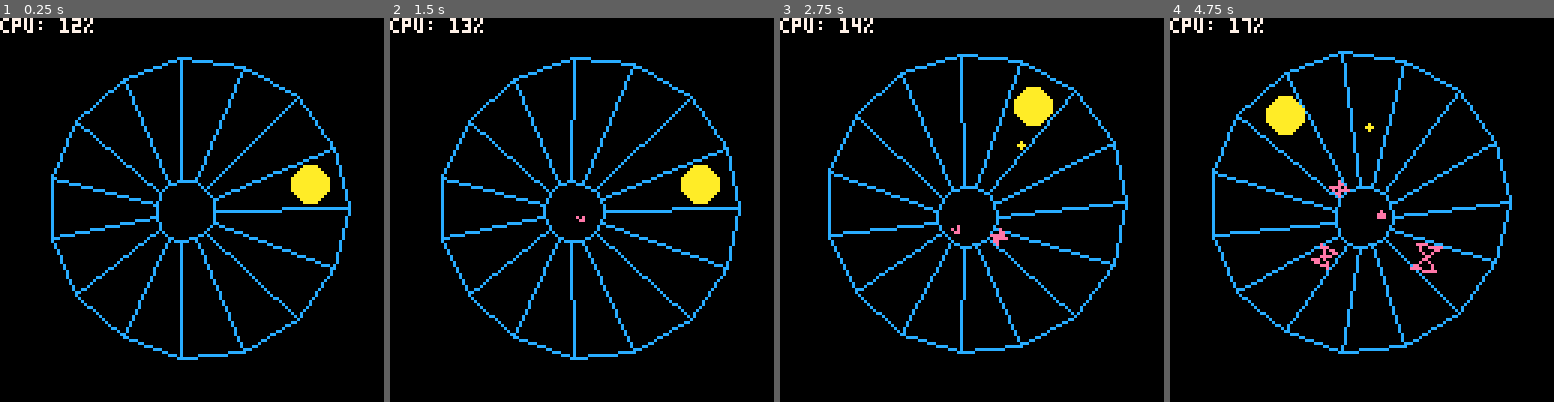
Above: before the commit, frames 1-4 (left to right).
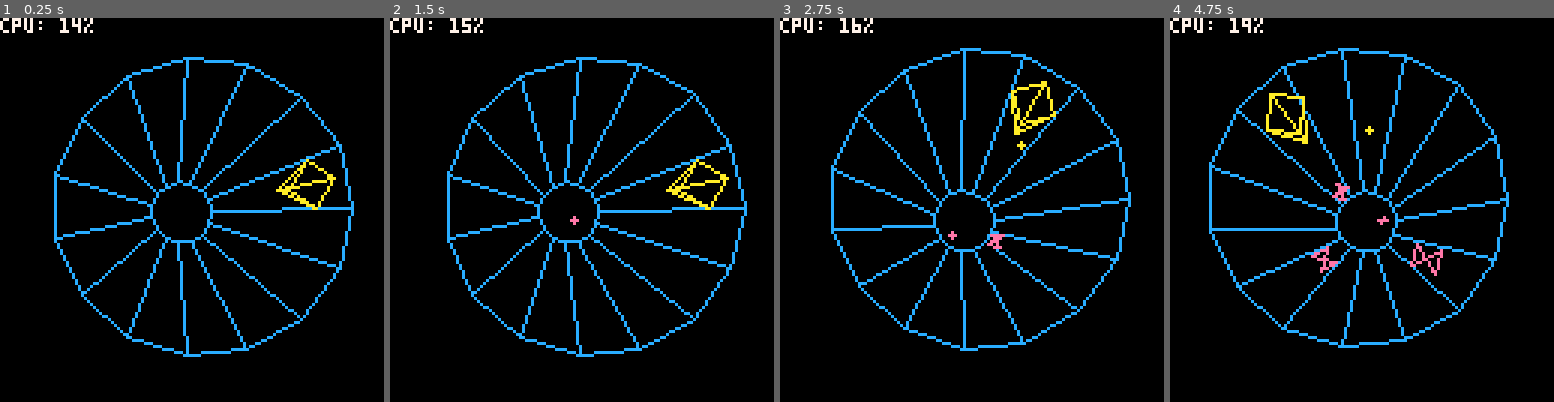
Above: after the commit, the same moments.

Repository: tesselode/web-pilot
Game: PICO-8 cartridge t1k.p8
Two runs of this game, one before a commit and one after it. Both use one fixed random seed, a clock stepped at 60 frames per second and the inputs below.
Inputs:
- Up to frame 1 (0.25 s): no input
- Up to frame 2 (1.5 s): tap O (Z key) at 0.7 s
- Up to frame 3 (2.75 s): hold Right 1.6-2.1 s; tap O (Z key) at 1.7, 2.1, 2.5 s; hold Right from 2.47 s (still down)
- Up to frame 4 (4.75 s): tap O (Z key) every 0.4 s from 2.9 to 4.5 s; release Right at 3.03 s; hold Left 3.08-3.58 s; hold Right 4.02-4.68 s

The runs differ from the first frame. In frame 1, 7.3% of the frame differs, in the area x 13-93%, y 0-90%; in frame 2, 7.8%; in frame 3, 7.9%; in frame 4, 8.5%, in the area x 10-90%, y 0-88%.

Commit message:
player model

Diff:
--- a/t1k.p8
+++ b/t1k.p8
@@ -146,6 +146,18 @@
 end
 
 local model = {
+	player = class.model {
+		{x = -1, y = 0, z = 0},
+		{x = 0, y = -1, z = 0},
+		{x = 1, y = 0, z = 0},
+		{x = 0, y = 1, z = 0},
+		{x = -1, y = 0, z = 0},
+		{x = 0, y = 0, z = -.25},
+		{x = 1, y = 0, z = 0},
+		{x = 0, y = 1, z = 0},
+		{x = 0, y = 0, z = -.25},
+		{x = 0, y = -1, z = 0},
+	},
 	flipper = class.model {
 		{x = -1, y = -1, z = 0},
 		{x = 1, y = 1, z = 0},
@@ -196,7 +208,7 @@
 
 class.player = object:extend()
 
-class.player.reload_time = 8
+class.player.reload_time = 10
 
 function class.player:new(web, entities, position)
 	self.web = web
@@ -220,7 +232,8 @@
 end
 
 function class.player:draw(p3d)
-	p3d:circfill(self.x, self.y, self.z, 6, 10)
+	local r = atan2(self.x - 64, self.y - 64)
+	model.player:draw(p3d, self.x, self.y, self.z, r, 8, 8, 1, 10)
 end
 
 class.player_bullet = object:extend()
@@ -259,7 +272,7 @@
 	if self.z < 1 then
 		self.z += .003
 	end
-	self.r += .001
+	self.r += .002
 end
 
 function class.flipper:collide(other)
@@ -316,8 +329,8 @@
 		if entity.dead then del(self.entities, entity) end
 	end
 
-	local target_hx = 64 - (self.player.x - 64) * .1
-	local target_hy = 64 - (self.player.y - 64) * .1
+	local target_hx = 64 - (self.player.x - 64) * 1/6
+	local target_hy = 64 - (self.player.y - 64) * 1/6
 	self.p3d.hx += (target_hx - self.p3d.hx) * .1
 	self.p3d.hy += (target_hy - self.p3d.hy) * .1
 end
